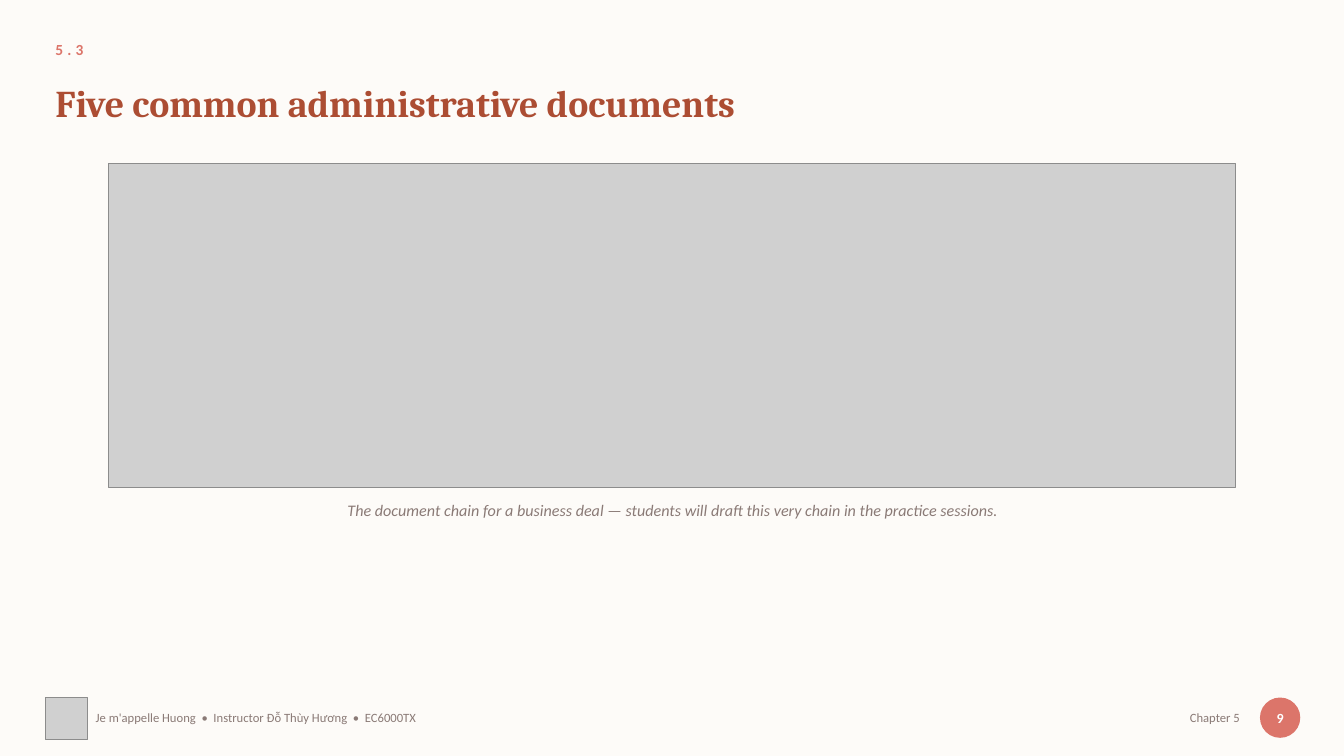
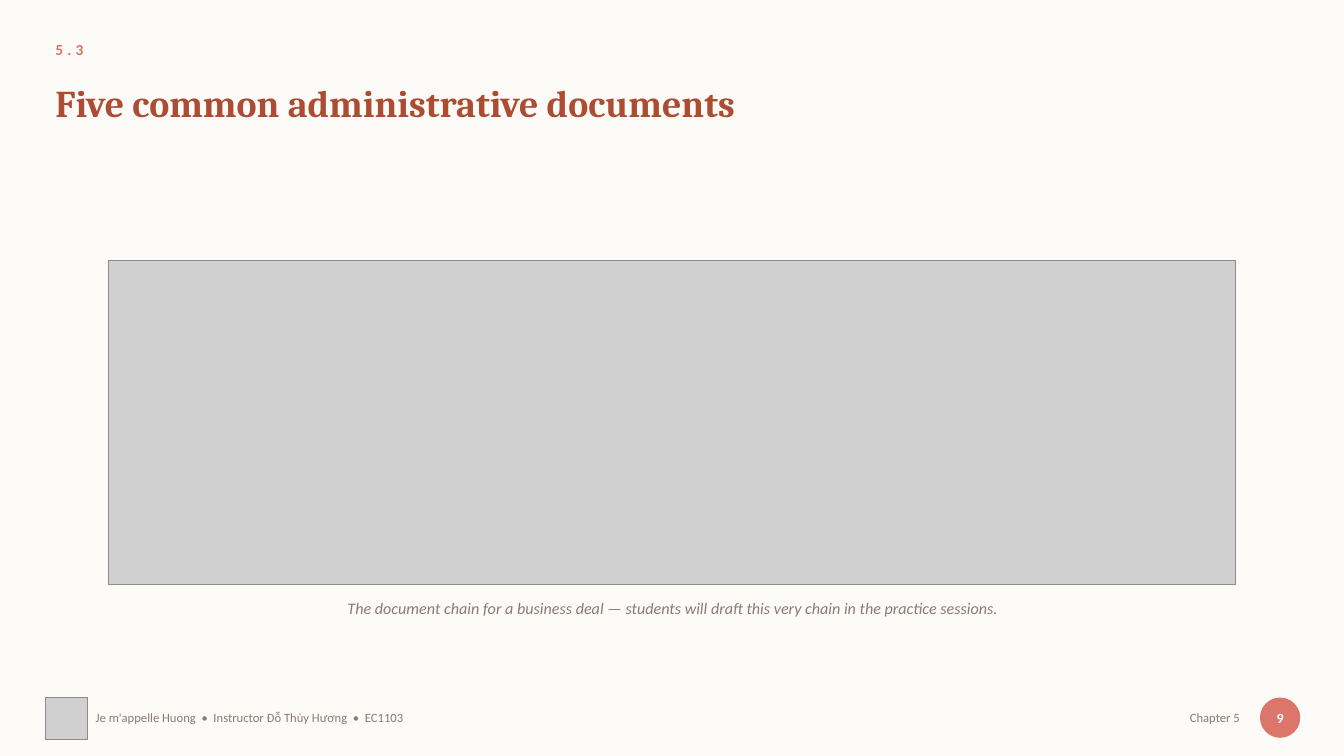
Before and after one commit to thuyhuongctu/ComDraft, a slide deck: slide 12 of slides/05-soan-thao-van-ban.en.pptx. Drawn at 1344x756 pixels with LibreOffice and Linux fonts; fonts in the diff are those of the drawing; grey boxes stand for pictures. Boxes give left, top, right and bottom in pixels: in the first picture for what was removed or moved away, otherwise in the second. Text is boxed around its words. In the diff, an @@ line names an element or a change of style, - is before the commit and + after.

```diff
--- a/slides/05-soan-thao-van-ban.en.pptx
+++ b/slides/05-soan-thao-van-ban.en.pptx
@@ picture moved from (x1=108, y1=163, x2=1236, y2=488) to (x1=108, y1=261, x2=1236, y2=586) @@
@@ text "The document chain for a ..." moved from (x1=347, y1=505, x2=997, y2=519) to (x1=347, y1=603, x2=997, y2=617) @@
@@ text at (x1=96, y1=712, x2=403, y2=724): text changed @@
-Je m'appelle Huong • Instructor Đỗ Thùy Hương • EC6000TX
+Je m'appelle Huong • Instructor Đỗ Thùy Hương • EC1103
```
Also in this commit, not shown: 20 other slides changed, 42 other files.
